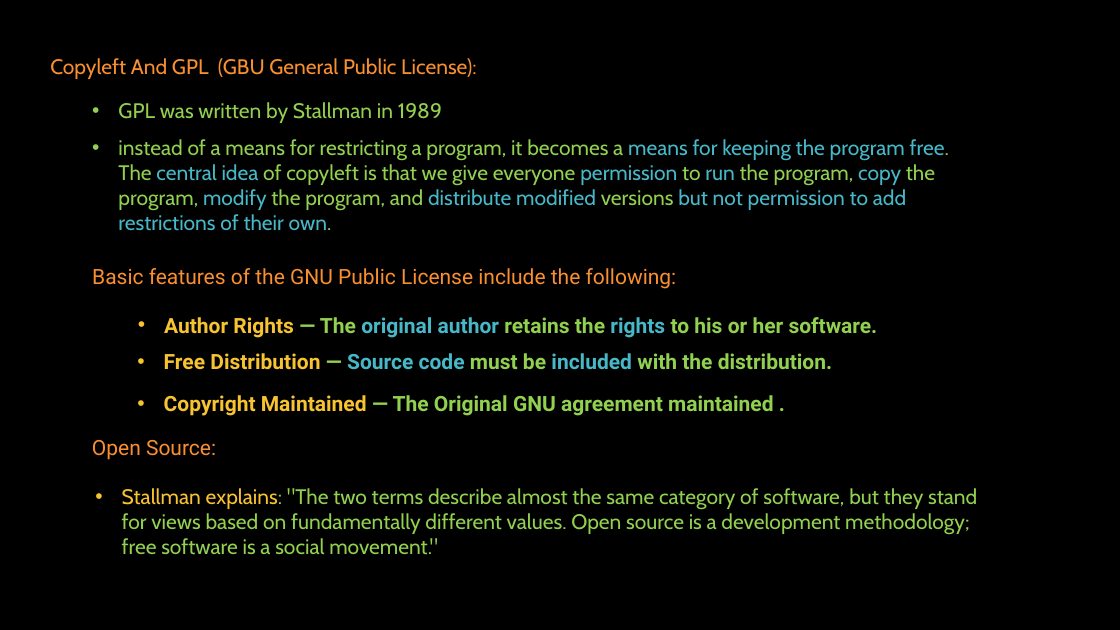
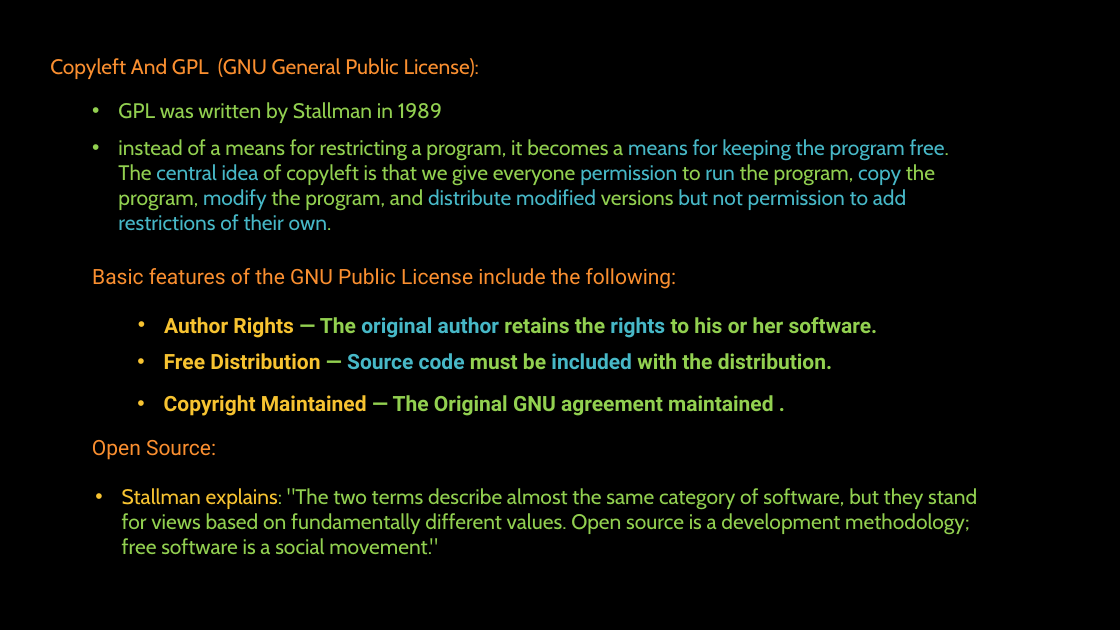
Before and after one commit to linuxfestival/introduction-to-linux-resources, a slide deck: slide 12 of PowerPoint/amirkabir_linux_festival.pptx. Drawn at 1120x630 pixels with LibreOffice and Linux fonts; fonts in the diff are those of the drawing. Boxes give left, top, right and bottom in pixels: in the first picture for what was removed or moved away, otherwise in the second. Text is boxed around its words. In the diff, an @@ line names an element or a change of style, - is before the commit and + after.

```diff
--- a/PowerPoint/amirkabir_linux_festival.pptx
+++ b/PowerPoint/amirkabir_linux_festival.pptx
@@ text at [50, 58, 479, 79]: text changed @@
-Copyleft And GPL (GBU General Public License):
+Copyleft And GPL (GNU General Public License):
```
Also in this commit, not shown: 1 other slide changed.
